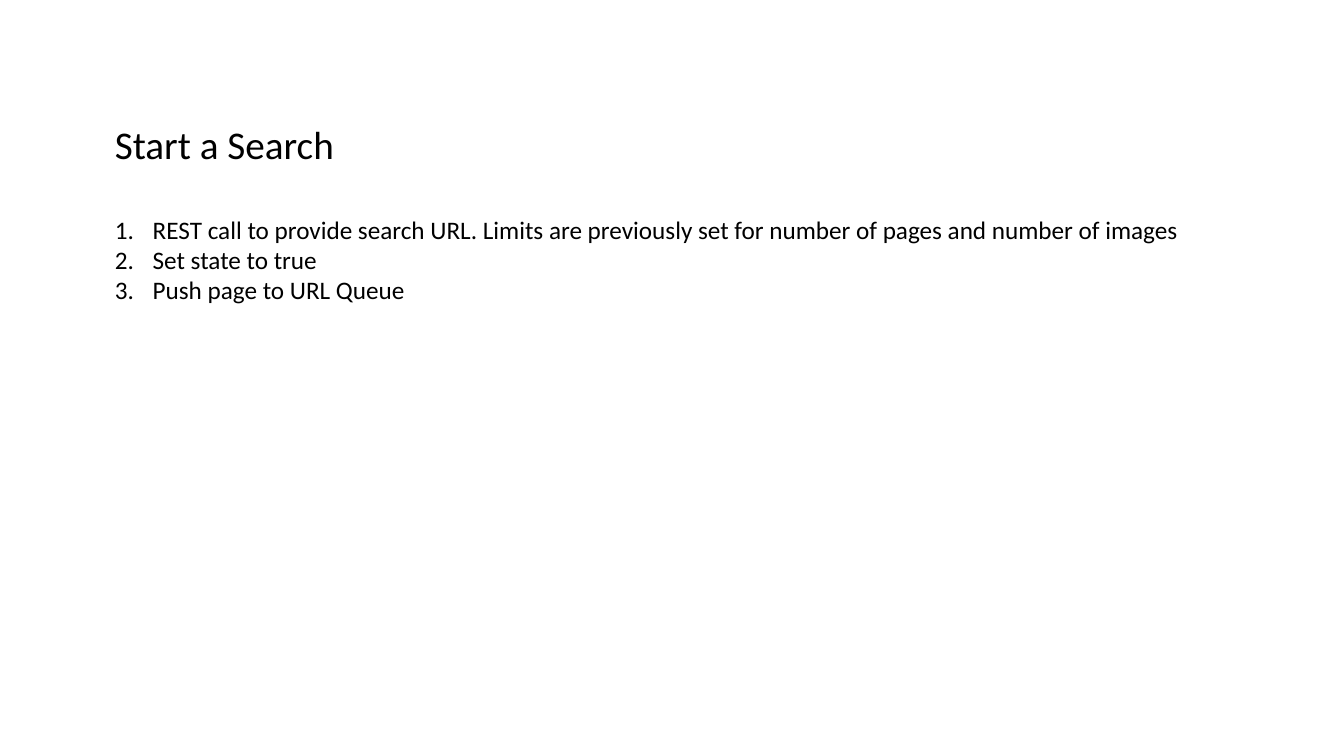
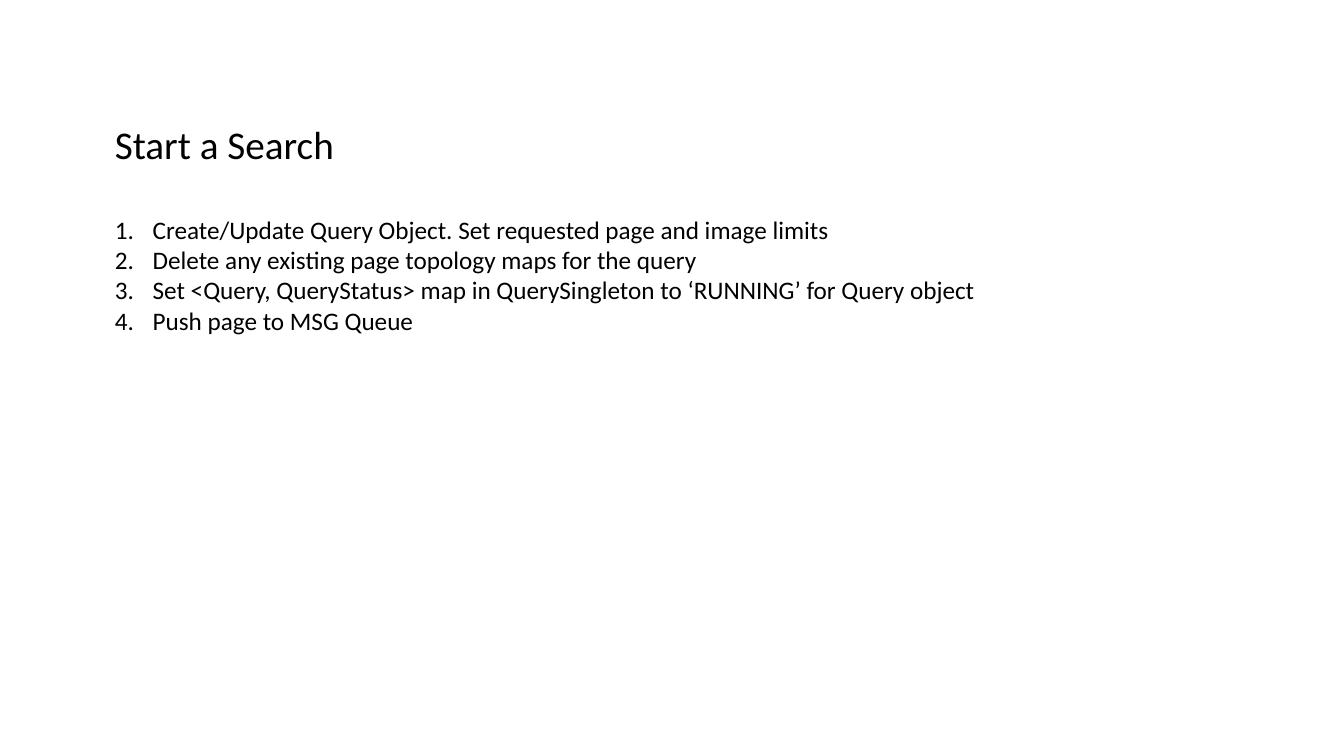
Before and after one commit to datim/squid, a slide deck: slide 4 of docs/design.pptx. Drawn at 1344x756 pixels with LibreOffice and Linux fonts; fonts in the diff are those of the drawing. Boxes give left, top, right and bottom in pixels: in the first picture for what was removed or moved away, otherwise in the second. Text is boxed around its words. In the diff, an @@ line names an element or a change of style, - is before the commit and + after.

Commit message:
Clear page topology at start of search. Check status in thread for max page counts

```diff
--- a/docs/design.pptx
+++ b/docs/design.pptx
@@ text at (153,221,974,335): text changed @@
-1. REST call to provide search URL. Limits are previously set for number of pages and number of images
-2. Set state to true
-3. Push page to URL Queue
+1. Create/Update Query Object. Set requested page and image limits
+2. Delete any existing page topology maps for the query
+3. Set <Query, QueryStatus> map in QuerySingleton to ‘RUNNING’ for Query object
+4. Push page to MSG Queue
```
Also in this commit, not shown: 5 other slides changed, 2 slides added, 2 slides removed, 3 other files.
